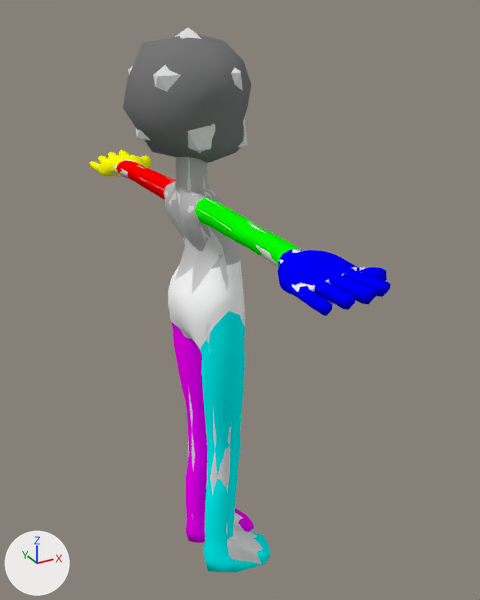
An edit to the Blender file unrea.blend, drawn before and after from the same camera.
The view is the same before and after, from a 50 mm lens placed at (-0.695, -1.478, 1.833), pointed at (0.11, -0.015, 1.101). Lighting does not change. The marker at lower left points along +X, +Y and +Z.

Objects in the first picture: 'unrea_body', 'unrea_body_old', 'unrea_head', 'unrea_head_phy'.
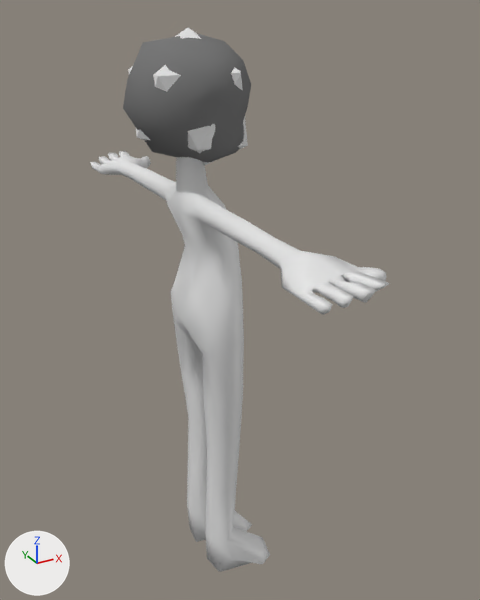
The change, as a list of edits to the scene's bpy script:
```text
Change me_plane_002:
    used by ob_unrea_body; location = (0.0, 0.0, 0.0)
    remove me_plane_002.from_pydata(...)  # 231 vertices, 293 faces; spans x -0.083..0.184, y -0.676..0.0, z 0.243..1.537
    add me_plane_002.from_pydata(...)  # 231 vertices, 293 faces; spans x -0.083..0.184, y -0.677..0.0, z 0.237..1.537
    me_plane_002 part 1: 113 of 231 vertices moved; they spanned x -0.083..0.107, y -0.674..0.0, z 1.301..1.534 and now span x -0.083..0.108, y -0.675..0.0, z 1.305..1.535; mean shift (0.0, -0.001, -0.001); largest move (-0.013, -0.644, 1.377) -> (-0.008, -0.663, 1.374)
    me_plane_002 part 2
    me_plane_002.vertices[60].co: (0.018, -0.021, 0.679) -> (0.017, -0.02, 0.679)
    me_plane_002.vertices[61].co: (0.015, -0.02, 0.525) -> (0.014, -0.018, 0.525)
    me_plane_002 part 3
    me_plane_002.vertices[98].co: (0.145, -0.002, 0.254) -> (0.144, -0.006, 0.252)
    me_plane_002.vertices[99].co: (0.146, -0.036, 0.247) -> (0.146, -0.032, 0.237)
Change ob_unrea_body_old:
    add ob_unrea_body_old.hide_set(True)  # its collection is switched off
Change ob_unrea_body:
    remove _m = ob_unrea_body.modifiers.new('Shrinkwrap', 'SHRINKWRAP')
    remove _m.target = ob_unrea_body_old
```

What differs and where, as boxes [x1, y1, x2, y2] in the pictures (480 x 600 px; the box of a moved part takes in the faces that stretch with it):
'unrea_body_old', hidden: before [90, 150, 391, 572]
part 1 of me_plane_002, moved or reshaped: before [93, 158, 365, 310]; after [90, 151, 390, 315]
part 2 of me_plane_002, moved or reshaped: before [188, 386, 207, 484]; after [188, 384, 207, 514]
part 3 of me_plane_002, moved or reshaped: before [234, 514, 245, 531]; after [197, 514, 252, 542]
